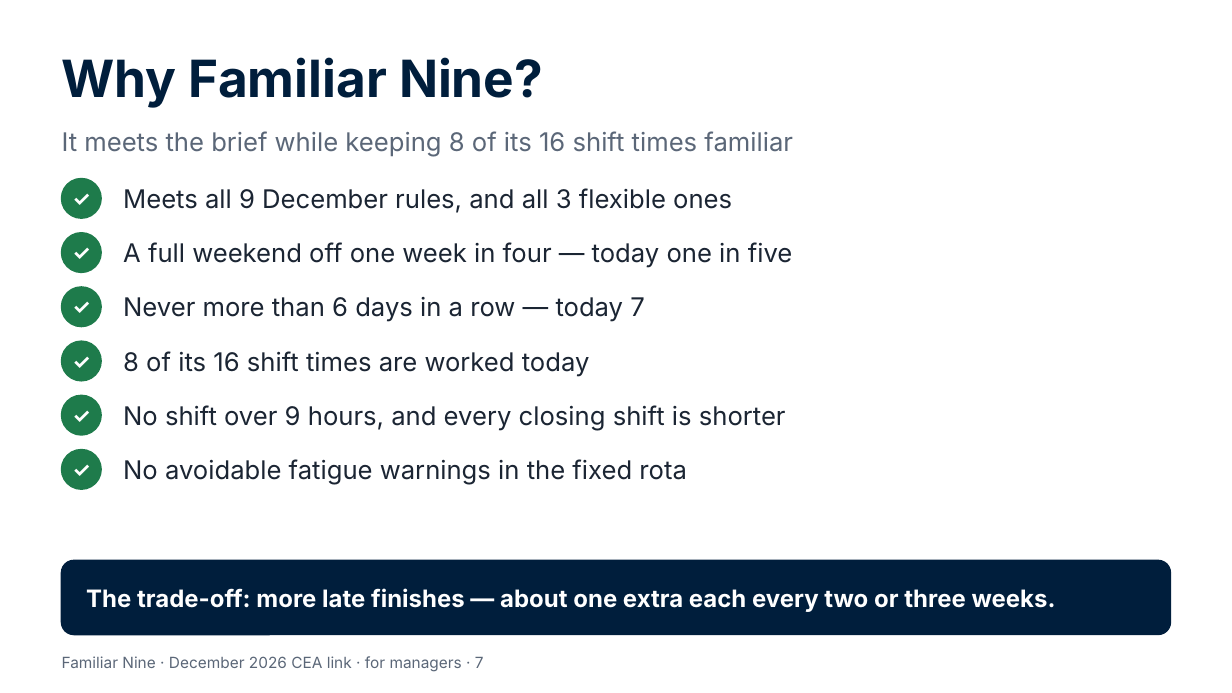
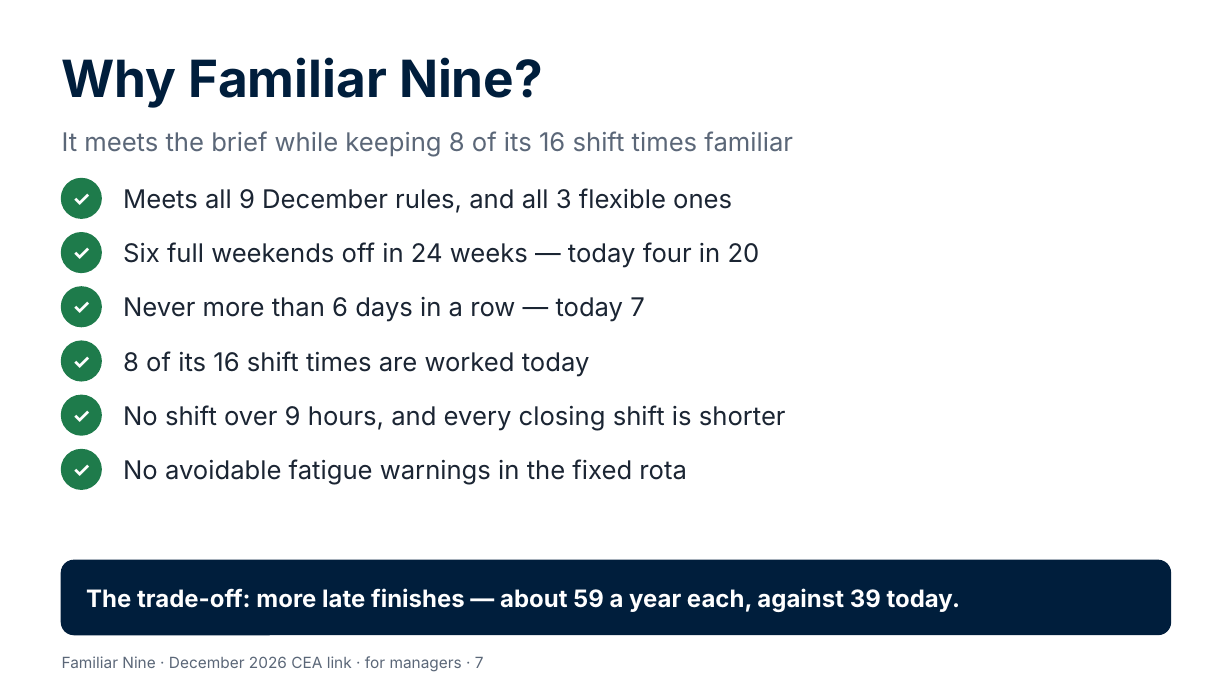
Before and after one commit to Garethdavidmiller/roster-app, a slide deck: slide 7 of docs/links-24/presentations/Familiar-Nine-for-managers.pptx. Drawn at 1232x693 pixels with LibreOffice and Linux fonts; fonts in the diff are those of the drawing. Boxes give left, top, right and bottom in pixels: in the first picture for what was removed or moved away, otherwise in the second. Text is boxed around its words. In the diff, an @@ line names an element or a change of style, - is before the commit and + after.

```diff
--- a/docs/links-24/presentations/Familiar-Nine-for-managers.pptx
+++ b/docs/links-24/presentations/Familiar-Nine-for-managers.pptx
@@ text at <box>123,242,760,268</box>: text changed @@
-A full weekend off one week in four — today one in five
+Six full weekends off in 24 weeks — today four in 20
@@ text at <box>86,588,960,612</box>: text changed @@
-The trade-off: more late finishes — about one extra each every two or three weeks.
+The trade-off: more late finishes — about 59 a year each, against 39 today.
```
Also in this commit, not shown: 1 other slide changed, 21 other files.
